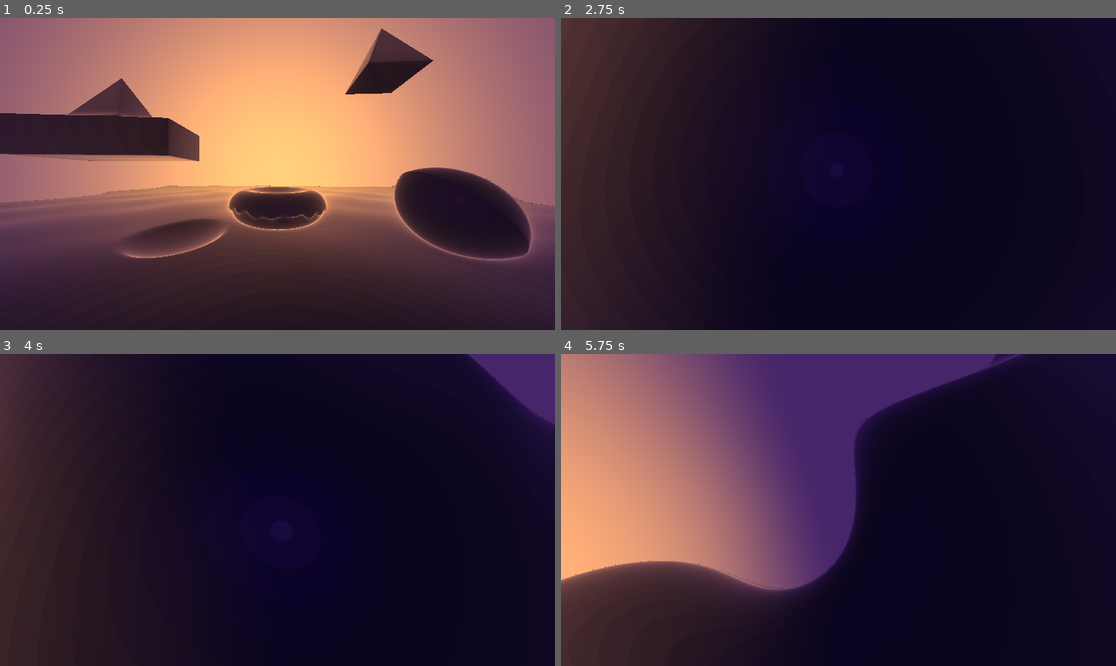
Above: before the commit, frames 1-4 (two rows, left to right).
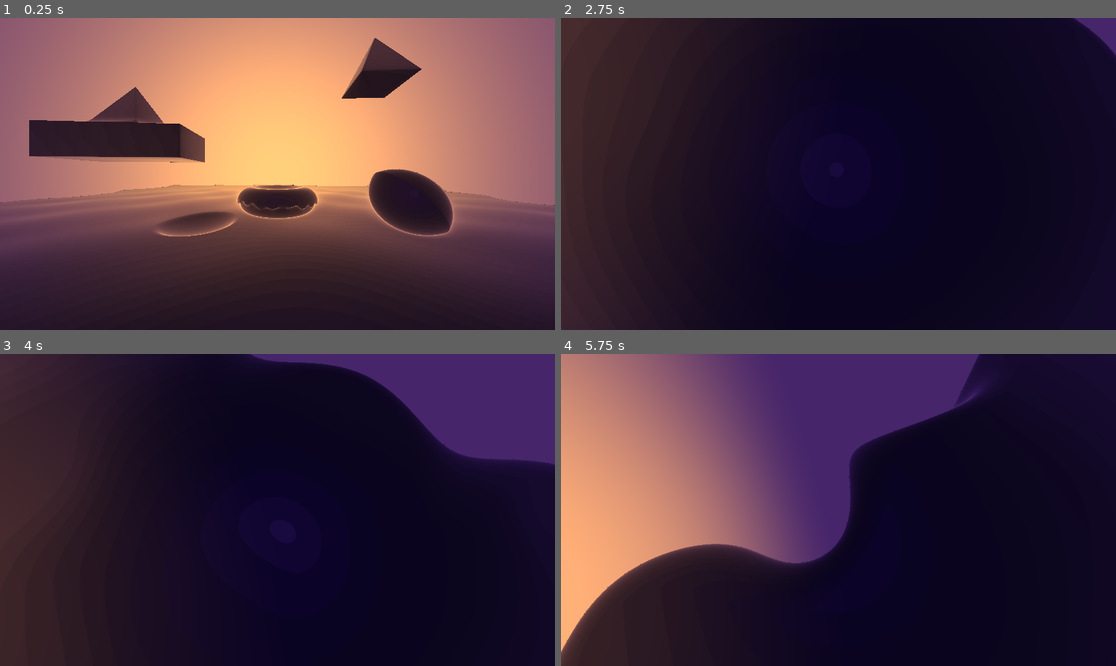
Above: after the commit, the same moments.

Repository: OfficialPixelBrush/RayMGoDot
Game: Godot game, scene res://node_3d.tscn
Same seed, same stepped clock (60 frames per second), same inputs: the game is played once before the commit and once after it.
Inputs (mouse positions are in pixels of both pictures, inside the frame that each line leads up to):
- Up to frame 1 (0.25 s): no input
- Up to frame 2 (2.75 s): move the mouse to (960, 158) at 0.52 s; hold D (Right) 0.53-1.28 s; hold Down (LookDown) 0.53-1.28 s; move the mouse to (727, 189) at 1.27 s; hold S (Backward) 1.28-2.03 s; tap Left (LookLeft) at 1.35 s; tap Enter at 2 s; move the mouse to (894, 105) at 2.02 s; hold D (Right) from 2.03 s (still down); hold Right (LookRight) from 2.03 s (still down)
- Up to frame 3 (4 s): move the mouse to (249, 572) at 2.77 s; release D (Right) at 2.78 s; release Right (LookRight) at 2.78 s; hold W (Forward) 2.78-3.53 s; tap Up (LookUp) at 2.85 s; move the mouse to (444, 556) at 3.52 s; hold A (Left) from 3.53 s (still down); hold Shift (Run) from 3.53 s (still down)
- Up to frame 4 (5.75 s): move the mouse to (672, 463) at 4.27 s; release Shift (Run) at 4.28 s; tap Mouse wheel up (ZoomIn) at 4.35 s; move the mouse to (866, 510) at 5.02 s; release A (Left) at 5.03 s; hold S (Backward) from 5.03 s (still down); tap Mouse wheel down (ZoomOut) at 5.1 s

The runs differ from the first frame. In frame 1, 11% of the frame differs, in the area x 0-100%, y 3-79%; in frame 2, 0.4%; in frame 3, 8.1%; in frame 4, 8.4%.

Commit message:
the camera is no longer a point!

Diff:
--- a/node_3d.tscn
+++ b/node_3d.tscn
@@ -16,6 +16,8 @@
 shader_parameter/skyboxAxis = Vector3(0.7, 0, 0)
 shader_parameter/skyboxAngle = -1.5708
 shader_parameter/voidColor = Vector3(0.59, 0.505, 0.77)
+shader_parameter/shells = false
+shader_parameter/shellThickness = -0.1
 shader_parameter/sizeOfData = 0
 shader_parameter/maxObjects = 100
 shader_parameter/objects = PackedVector3Array()
--- a/raymarch.gdshader
+++ b/raymarch.gdshader
@@ -12,6 +12,8 @@
 uniform vec3 skyboxAxis = vec3(0.7,0.0,0.0);
 uniform float skyboxAngle = -1.570796;
 uniform vec3 voidColor = vec3(0.59,0.505,0.77);
+uniform bool shells = false;
+uniform float shellThickness = -0.1;
 
 struct Object {
   vec3 position;
@@ -194,6 +196,10 @@
 	finalDistance = min(opSmoothSubtraction(plane_7, torus_9, 0.1), finalDistance);
 	finalDistance = min(pyramid_8, finalDistance);
 
+	if ((finalDistance < shellThickness) && (shells)) {
+		finalDistance *= -1.0;
+	}
+
     return finalDistance;
 }
 
@@ -280,7 +286,9 @@
 		}
 	    c = c/float(numberOfPoints);
 	} else {*/
-		c = rayMarch(cameraPosition, rayDirection);
+		vec3 cP = cameraPosition + rotFromEuler(vec3(uv,0.0),cameraRotation);
+
+		c = rayMarch(cP, rayDirection);
 	//}
 	// Called for every pixel the material is visible on.
 	COLOR = vec4(c, 1.0);
